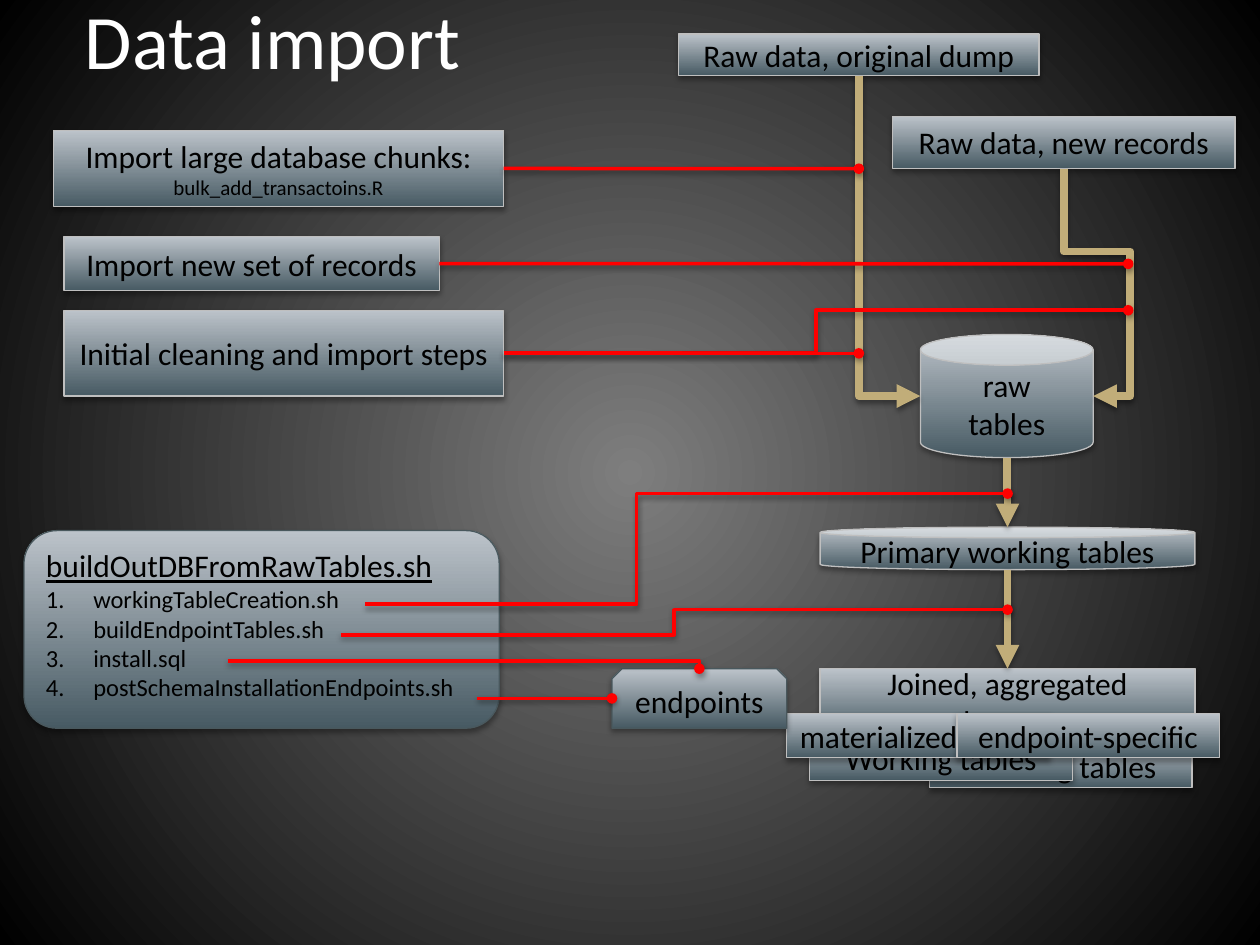
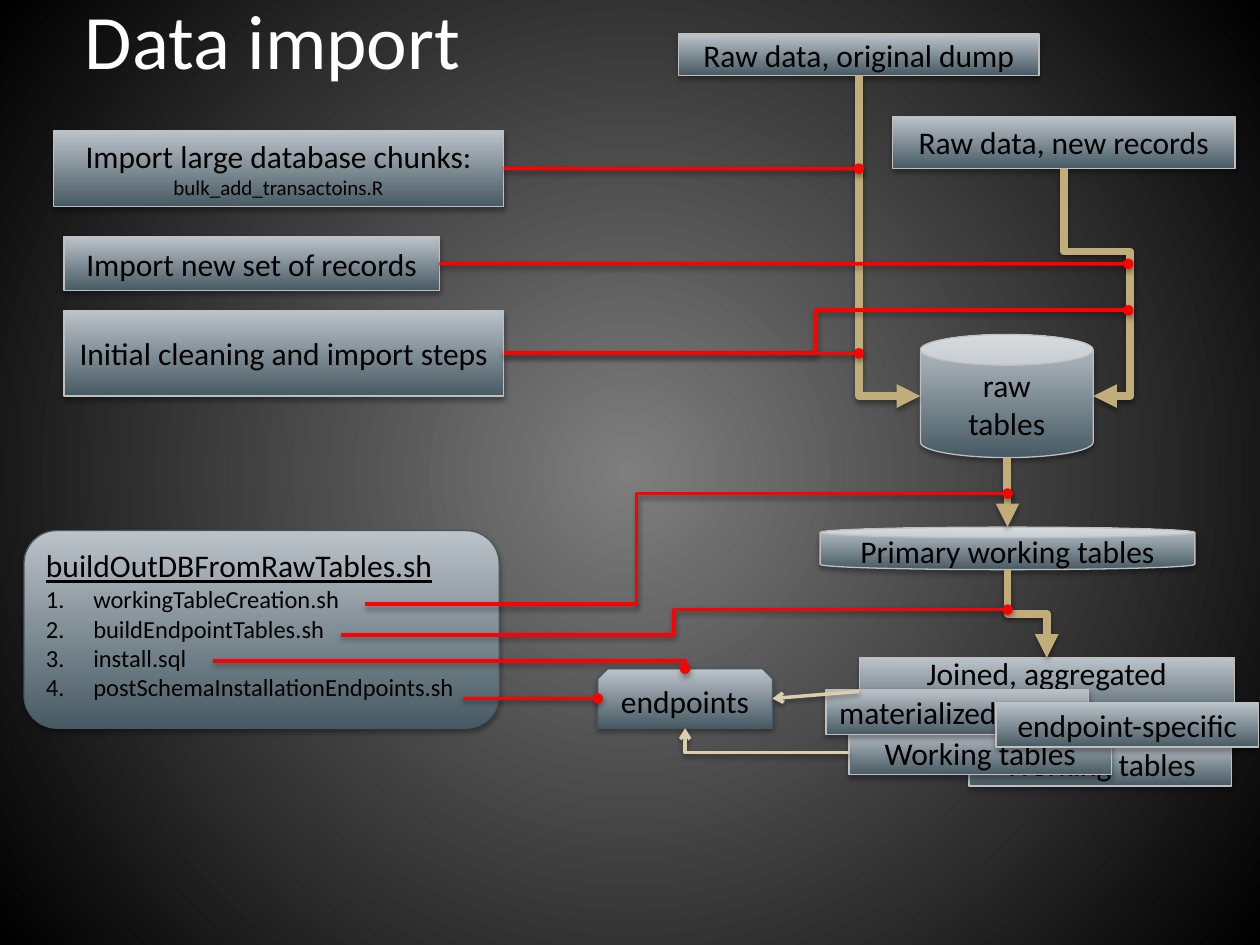
Before and after one commit to hackoregon/btc-backend, a slide deck: slide 6 of infrastructure.pptx. Drawn at 1260x945 pixels with LibreOffice and Linux fonts; fonts in the diff are those of the drawing. Boxes give left, top, right and bottom in pixels: in the first picture for what was removed or moved away, otherwise in the second. Text is boxed around its words. In the diff, an @@ line names an element or a change of style, - is before the commit and + after.

Commit message:
add ppt

```diff
--- a/infrastructure.pptx
+++ b/infrastructure.pptx
@@ elbow arrow moved from (1008, 570) - (1008, 669) to (1008, 570) - (1047, 658) @@
@@ rectangle "Joined, aggregated datasets": place and size @@
-rectangle "Joined, aggregated datasets" at (820,669,1196,736)
+rectangle "Joined, aggregated datasets" at (859,658,1235,724)
@@ 2 elbow arrows, 1 snip same rect: place and size @@
-2 elbow arrows, 1 snip same rect at (228,662,788,728)
+2 elbow arrows, 1 snip same rect at (213,662,772,728)
@@ arrow added from (859, 692) to (772, 698), #DACEAF 2 pt @@
@@ rectangle "materialized views": place and size @@
-rectangle "materialized views" at (786,713,1048,757)
+rectangle "materialized views" at (827,690,1089,735)
@@ rectangle "endpoint-specific": place and size @@
-rectangle "endpoint-specific" at (956,713,1218,757)
+rectangle "endpoint-specific" at (997,703,1259,747)
@@ elbow arrow added from (849, 752) to (685, 728), #DACEAF 2 pt @@
@@ rectangle "Working tables": place and size @@
-rectangle "Working tables" at (810,736,1072,780)
+rectangle "Working tables" at (849,731,1111,775)
@@ rectangle "Working tables": place and size @@
-rectangle "Working tables" at (930,743,1192,788)
+rectangle "Working tables" at (969,741,1231,785)
```
Also in this commit, not shown: 1 other slide changed.
